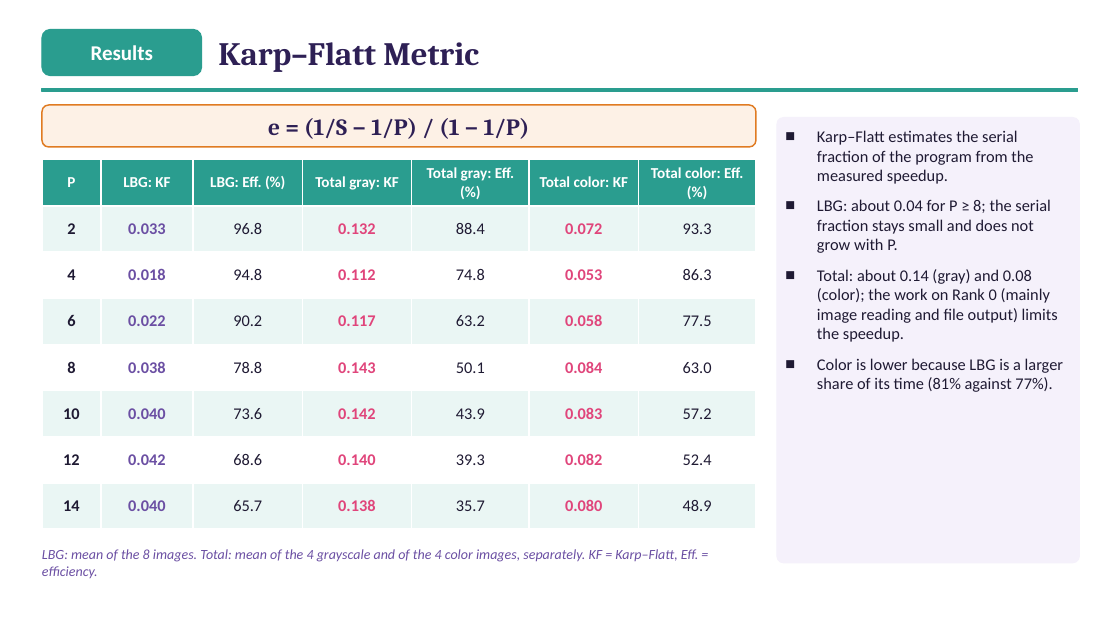
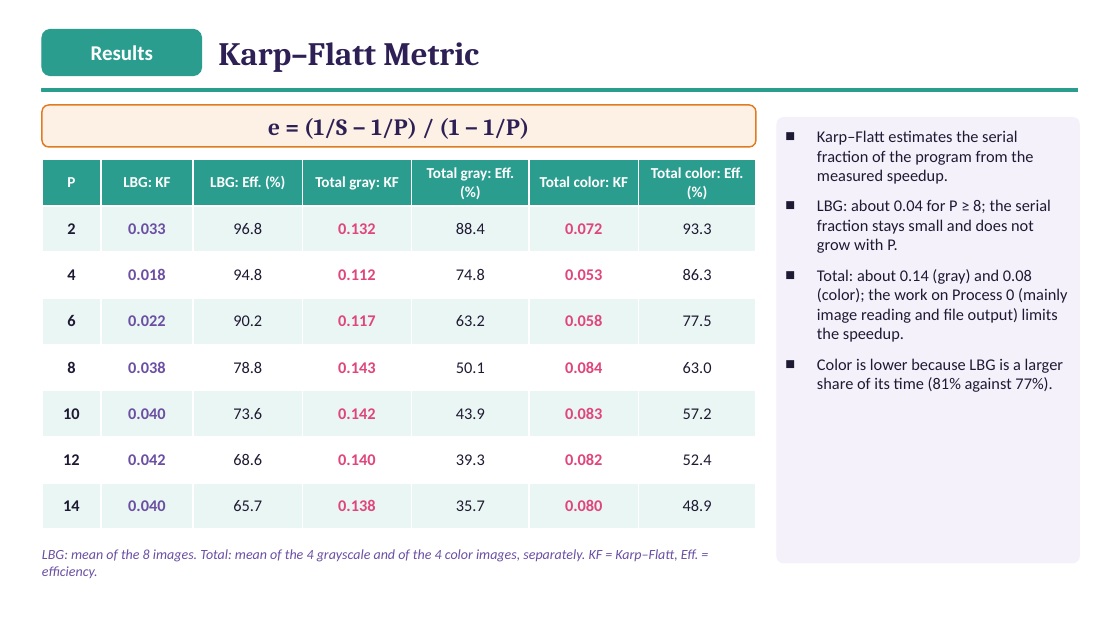
Before and after one commit to ibtihal-cpu/mihk, a slide deck: slide 32 of results/seminar/figs/Seminar_Ibtihal_FINAL.pptx. Drawn at 1120x630 pixels with LibreOffice and Linux fonts; fonts in the diff are those of the drawing. Boxes give left, top, right and bottom in pixels: in the first picture for what was removed or moved away, otherwise in the second. Text is boxed around its words. In the diff, an @@ line names an element or a change of style, - is before the commit and + after.

```diff
--- a/results/seminar/figs/Seminar_Ibtihal_FINAL.pptx
+++ b/results/seminar/figs/Seminar_Ibtihal_FINAL.pptx
@@ text at (x1=817, y1=269, x2=1067, y2=342): text changed @@
-■ Total: about 0.14 (gray) and 0.08 (color); the work on Rank 0 (mainly image reading and file output) limits the speedup.
+■ Total: about 0.14 (gray) and 0.08 (color); the work on Process 0 (mainly image reading and file output) limits the speedup.
```
Also in this commit, not shown: 7 other slides changed, 10 other files.
